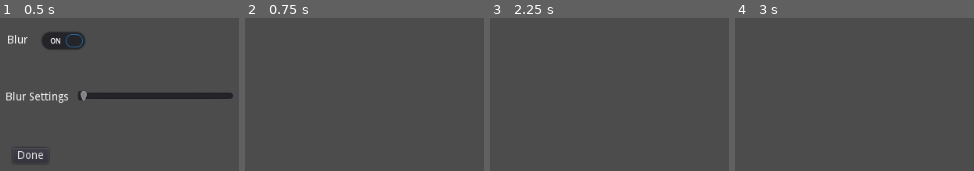
Above: before the commit, frames 1-4 (left to right).
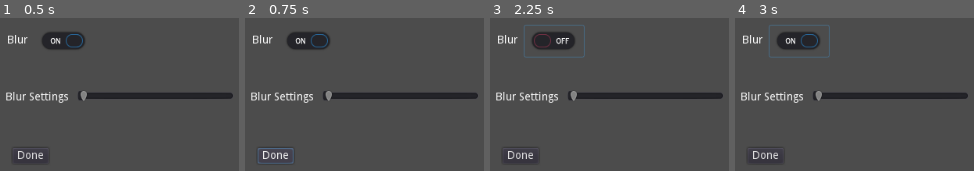
Above: after the commit, the same moments.

Repository: ihave13digits/The13
Game: Godot game, scene res://scene/ui/Settings.tscn
Same seed, same stepped clock (60 frames per second), same inputs: the game is played once before the commit and once after it. This scene is started directly instead of the project's main scene. Sound files missing from this copy of the repository are replaced by a short silence.
Inputs (mouse positions are in pixels of both pictures, inside the frame that each line leads up to):
- Up to frame 1 (0.5 s): no input
- Up to frame 2 (0.75 s): click "Done" at 0.5 s
- Up to frame 3 (2.25 s): click (521, 155) at 1.25 s, where only the run after the commit has a clickable "Done"; click (554, 40) at 2 s, where only the run after the commit has a clickable "Blur"
- Up to frame 4 (3 s): tap Enter at 2.75 s; move the mouse to (outside the picture) at 2.77 s; hold D (strafe_right) from 2.78 s (still down); hold Right mouse button (aim_flashlight) from 2.78 s (still down)

Frame 1 is identical in both runs. In frame 2, 6.0% of the frame differs, in the area x 2-98%, y 9-96%; in frame 3, 6.2%; in frame 4, 6.2%, in the area x 2-98%, y 4-93%.
Error after the commit: Invalid get index 'player' (on base: 'Viewport'). (res://scene/ui/Settings.gd:30)

Commit message:
spaghettified codebase

Diff:
--- a/scene/ui/Settings.gd
+++ b/scene/ui/Settings.gd
@@ -26,4 +26,6 @@
 		Data.env.environment.dof_blur_far_enabled = false
 
 func _on_Done_button_up():
+	Input.set_mouse_mode(Input.MOUSE_MODE_CAPTURED)
+	get_parent().player.has_control = true
 	queue_free()
